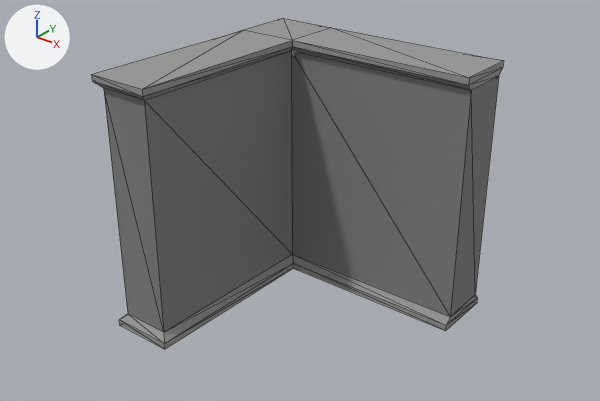
The glTF model Assets/Building Objects/Walls/Wall Corner BE 2.glb as it was, and as the next commit left it.
Before and after are seen from a 50 mm camera at (8.86, -10.63, 7.32) aimed at (2.33, -2.47, 2.26). Arrows for +X, +Y and +Z are at upper left; the lights stay in place. Mesh edges are drawn as thin lines. Vertices at the same position are counted once.

In view in the first picture: 'Wall Corner BE 2'.
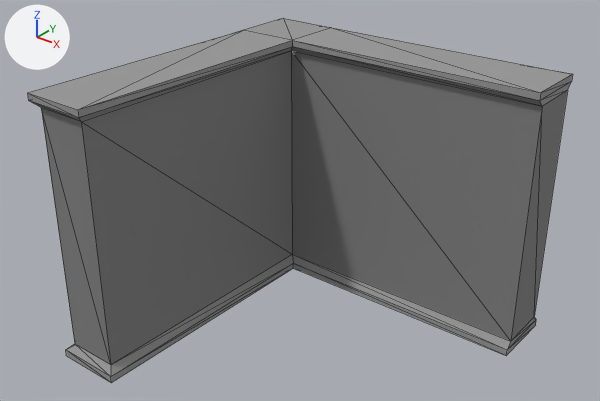
Changed parts and their boxes [x1, y1, x2, y2] in the pictures (600 x 401 px; the box of a moved part takes in the faces that stretch with it):
'Wall Corner BE 2', reshaped (32% wider, 10% taller): before [92, 18, 504, 349]; after [27, 18, 573, 383]
part 1 of me_cube_018, moved or reshaped: before [92, 30, 293, 349]; after [27, 30, 293, 383]
part 2 of me_cube_018, moved or reshaped: before [291, 27, 504, 331]; after [291, 27, 573, 356]

The change, as a list of edits to the scene's bpy script:
```text
Change me_cube_018:
    where me_cube_018.from_pydata(...)  # 48 vertices, 92 faces; spans x 0.0..4.0, y -4.0..0.0, z 0.0..4.0
    used by ob_wall_corner_be_2; location = (0.0, 0.0, 0.0)
    me_cube_018 part 1: all 12 vertices in x 0.0..1.0, y -4.0..-3.9, z 0.0..4.0 are moved by (0.0, -1.0, 0.0)
    me_cube_018 part 2: all 12 vertices in x 4.0, y -1.0..0.0, z 0.0..4.0 are moved by (1.0, 0.0, 0.0)
```
